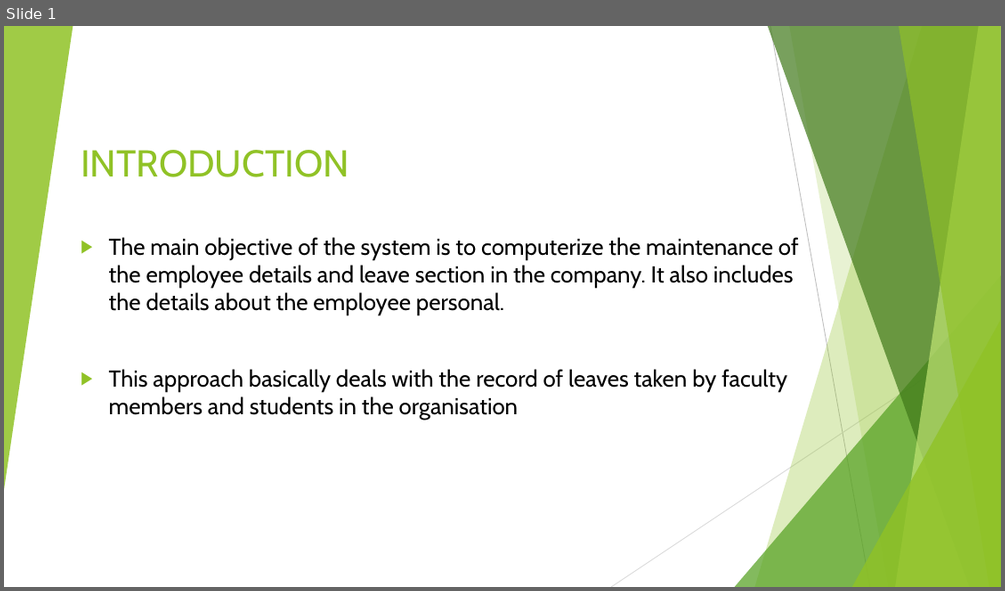
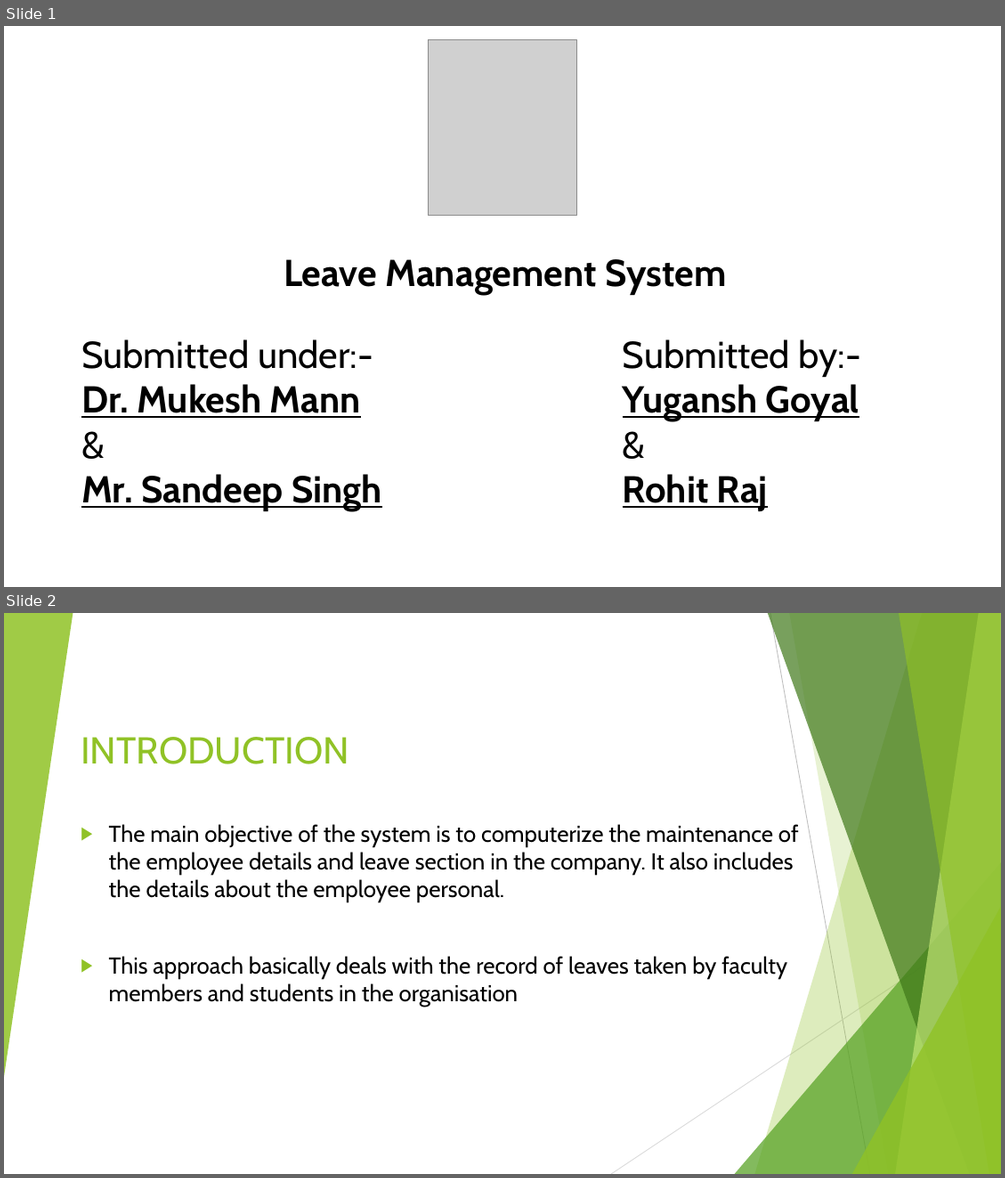
Before and after one commit to YG2003/Easy_leave, a slide deck: Leave Management System.pptx. Shown one above the other, each under a label of ours: slide 1 before the commit, slides 1 and 2 after it. The pictures are 1005x591 and 1005x1178 pixels, drawn with LibreOffice and Linux fonts; fonts in the diff are those of the drawing; grey boxes stand for pictures. Boxes give left, top, right and bottom in pixels: in the first picture for what was removed or moved away, otherwise in the second. Text is boxed around its words. In the diff, an @@ line names an element or a change of style, - is before the commit and + after.

Commit message:
updated PPT

```diff
--- a/Leave Management System.pptx
+++ b/Leave Management System.pptx
@@ slide 1 added at [4, 26, 1001, 587], background #FFFFFF @@
@@ picture added at [428, 40, 577, 216] @@
@@ text added at [283, 259, 727, 294], 36 pt, text #000000, bold @@
+Leave Management System
@@ text added at [81, 339, 382, 511], 36 pt, text #000000, bold, underline @@
+Submitted under:-
+Dr. Mukesh Mann
+&
+Mr. Sandeep Singh
@@ text added at [623, 339, 861, 511], 36 pt, text #000000, bold, underline @@
+Submitted by:-
+Yugansh Goyal
+&
+Rohit Raj
@@ what was slide 1 is now slide 2 @@
```
Also in this commit, not shown: 4 other slides added, 4 other files.
